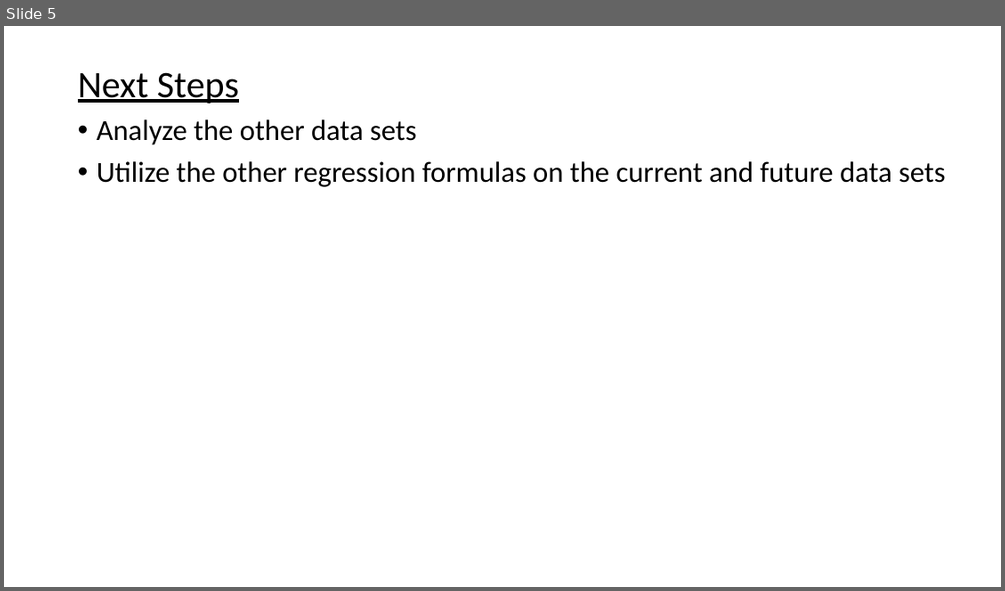
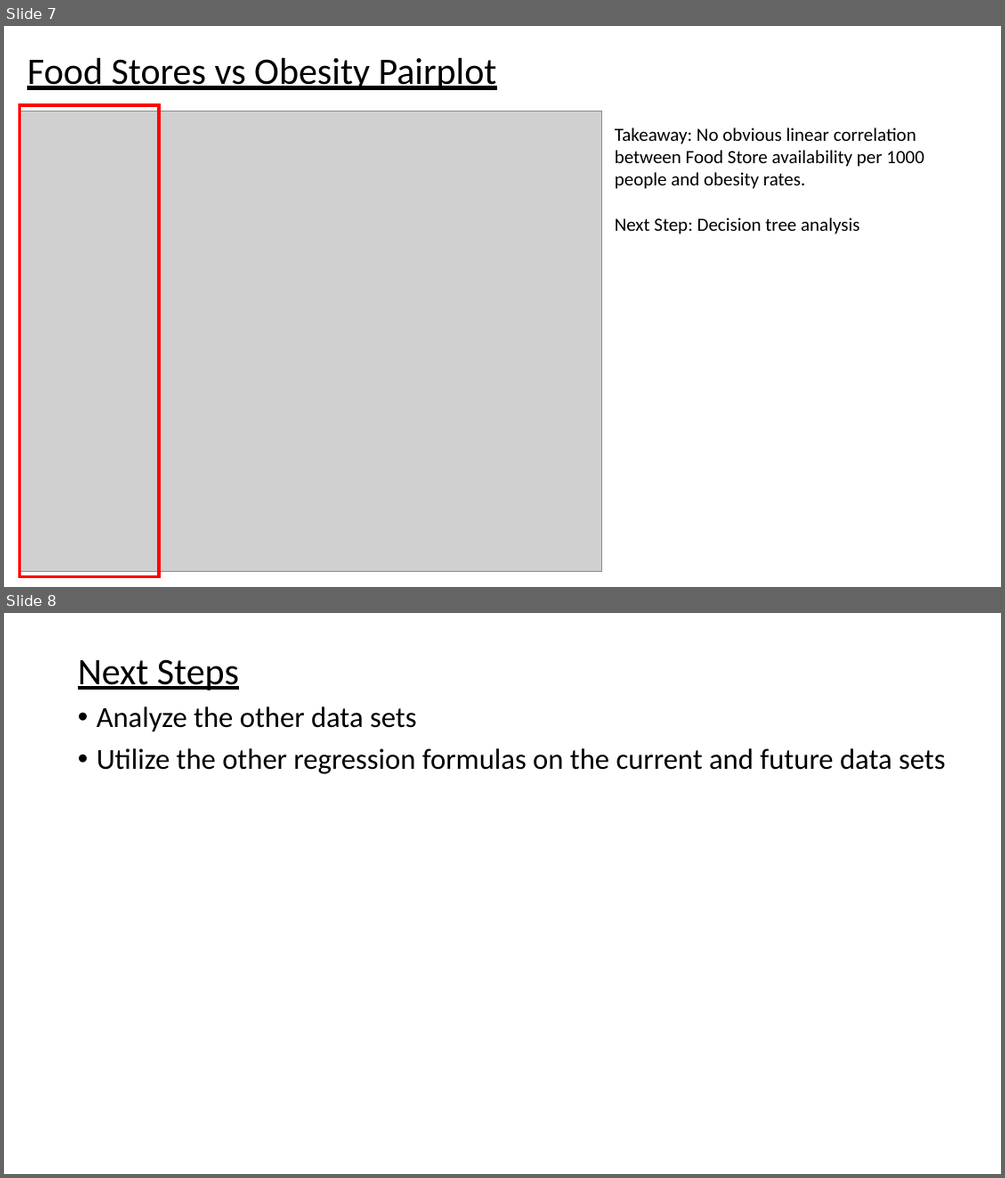
Before and after one commit to ahellman21/ASH, a slide deck: Presentation1.pptx. Shown one above the other, each under a label of ours: slide 5 before the commit, slides 7 and 8 after it. The pictures are 1005x591 and 1005x1178 pixels, drawn with LibreOffice and Linux fonts; fonts in the diff are those of the drawing; grey boxes stand for pictures. Boxes give left, top, right and bottom in pixels: in the first picture for what was removed or moved away, otherwise in the second. Text is boxed around its words. In the diff, an @@ line names an element or a change of style, - is before the commit and + after.

```diff
--- a/Presentation1.pptx
+++ b/Presentation1.pptx
@@ slide 7 added at [4,26,1001,587], background #FFFFFF @@
@@ title added at [27,58,497,90], 36 pt, text #000000, underline @@
+Food Stores vs Obesity Pairplot
@@ rectangle added at [20,105,159,576], outline #FF0000 3 pt @@
@@ picture added at [20,111,602,572] @@
@@ text added at [615,127,924,234], 18 pt, text #000000 @@
+Takeaway: No obvious linear correlation between Food Store availability per 1000 people and obesity rates.
+Next Step: Decision tree analysis
@@ what was slide 5 is now slide 8 @@
```
Also in this commit, not shown: 1 slide changed, 2 other slides added.
